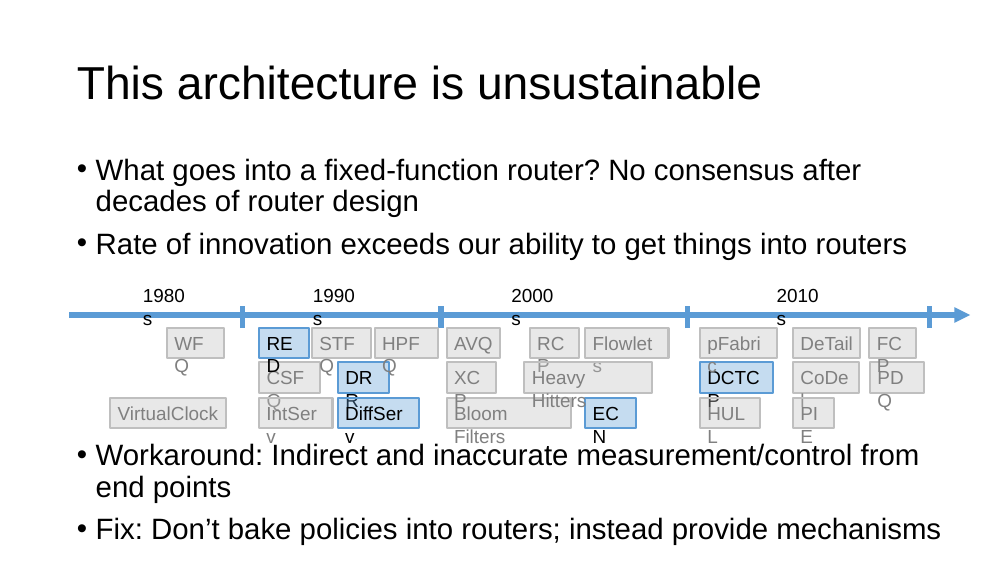
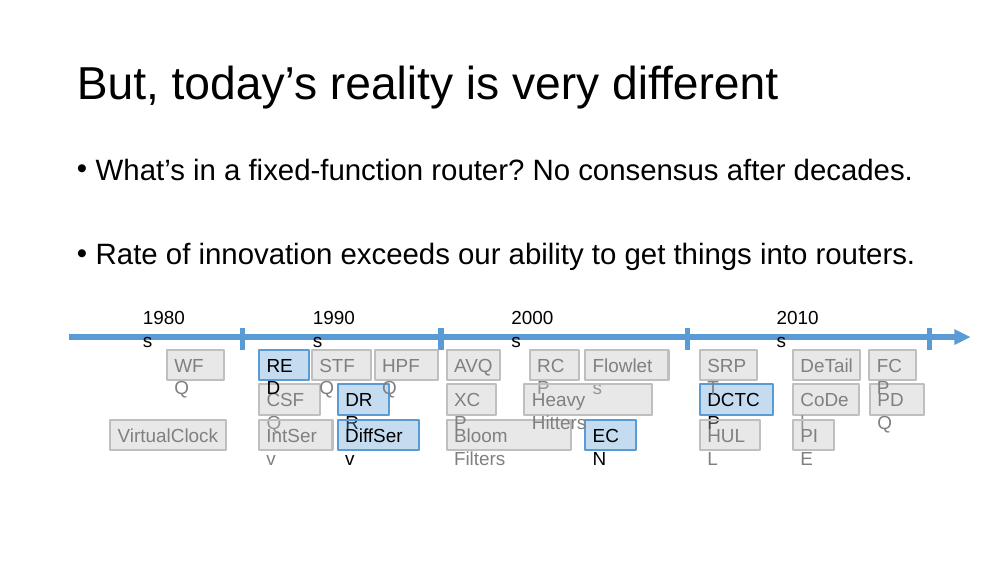
Before and after one commit to anirudhSK/pifo-domino-marple-ppts, a slide deck: slide 4 of combined_domino_pifo.pptx. Drawn at 1008x567 pixels with LibreOffice and Linux fonts; fonts in the diff are those of the drawing. Boxes give left, top, right and bottom in pixels: in the first picture for what was removed or moved away, otherwise in the second. Text is boxed around its words. In the diff, an @@ line names an element or a change of style, - is before the commit and + after.

```diff
--- a/combined_domino_pifo.pptx
+++ b/combined_domino_pifo.pptx
@@ title at [77, 65, 778, 109]: text changed @@
-This architecture is unsustainable
+But, today’s reality is very different
@@ text at [96, 158, 916, 270]: text changed @@
-• What goes into a fixed-function router? No consensus after decades of router design
-• Rate of innovation exceeds our ability to get things into routers
-• Workaround: Indirect and inaccurate measurement/control from end points
-• Fix: Don’t bake policies into routers; instead provide mechanisms
+• What’s in a fixed-function router? No consensus after decades.
+• Rate of innovation exceeds our ability to get things into routers.
@@ 23 rectangles, 4 texts, 4 lines, 1 arrow: place and size @@
-23 rectangles, 4 texts, 4 lines, 1 arrow at [70, 281, 970, 428]
+23 rectangles, 4 texts, 4 lines, 1 arrow at [70, 302, 970, 450]
@@ text in rectangle at [700, 349, 758, 380]: text changed @@
-pFabric
+SRPT
@@ rectangle "SRPT": place and size @@
-rectangle "SRPT" at [700, 327, 777, 358]
+rectangle "SRPT" at [700, 349, 758, 380]
```
Also in this commit, not shown: 12 other slides changed, 2 slides added, 1 other file.
